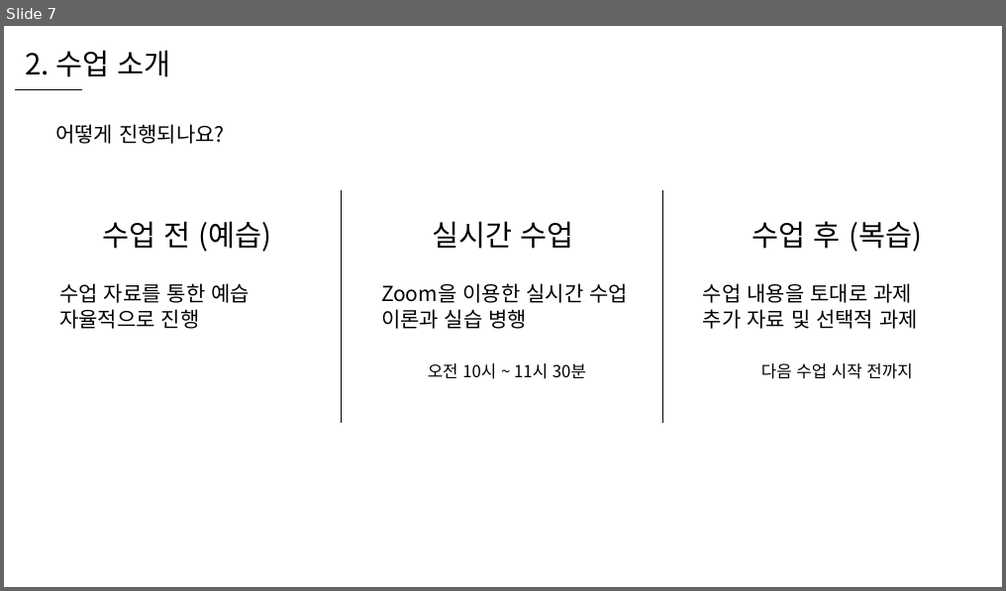
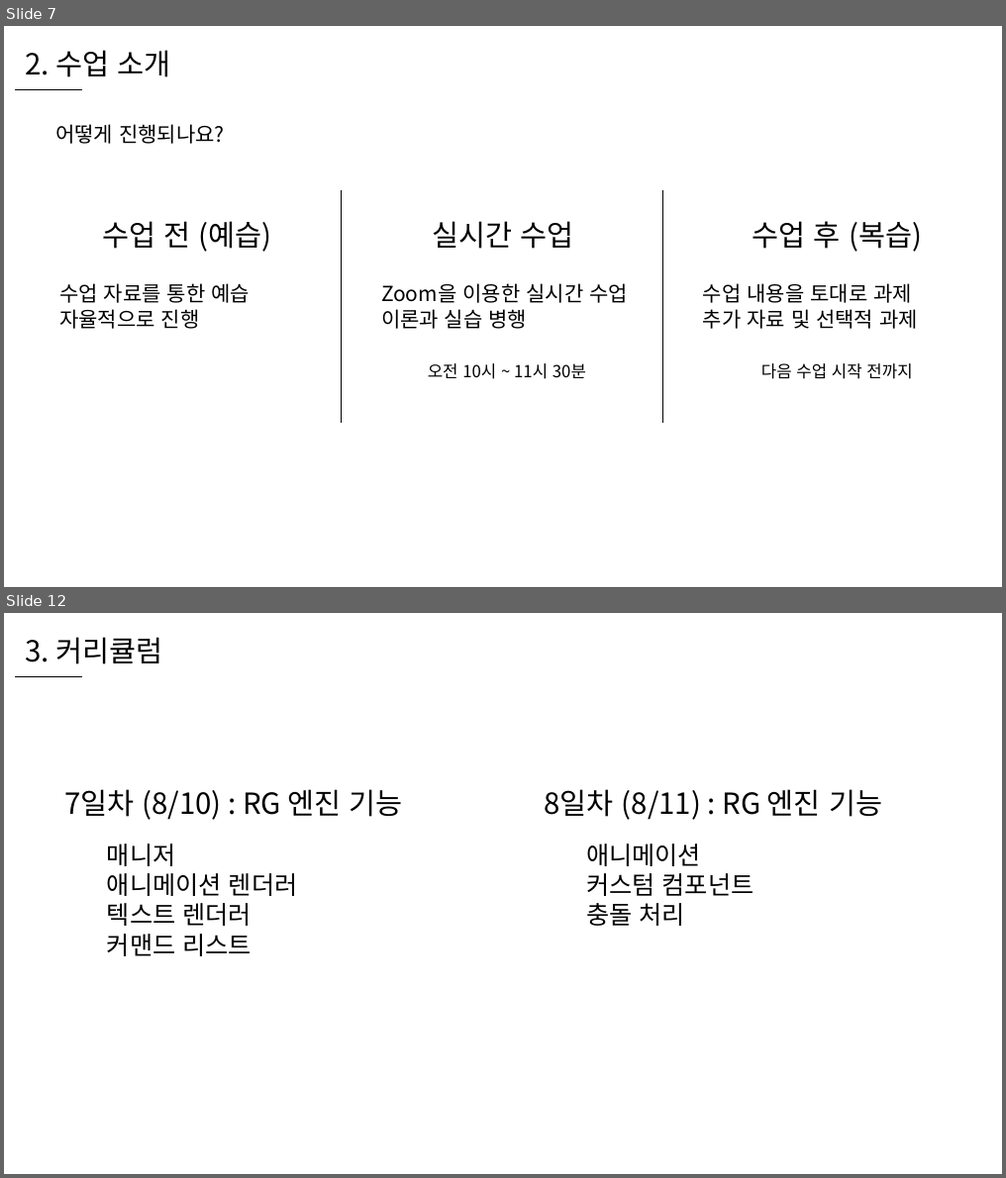
Before and after one commit to WooLyung/2021-RG-Lecture, a slide deck: 수업 자료/0 - 수업 소개.pptx. Shown one above the other, each under a label of ours: slide 7 before the commit, slides 7 and 12 after it; the slides between them are not shown. The pictures are 1006x591 and 1006x1178 pixels, drawn with LibreOffice and Linux fonts; fonts in the diff are those of the drawing. Boxes give left, top, right and bottom in pixels: in the first picture for what was removed or moved away, otherwise in the second. Text is boxed around its words. In the diff, an @@ line names an element or a change of style, - is before the commit and + after.

```diff
--- a/수업 자료/0 - 수업 소개.pptx
+++ b/수업 자료/0 - 수업 소개.pptx
@@ slide 12 added at (4, 613, 1002, 1174), background #FFFFFF @@
@@ text added at (26, 637, 163, 664), 28 pt, text #000000 @@
+3. 커리큘럼
@@ line added from (15, 676) to (82, 676), #000000 0.5 pt @@
@@ text added at (64, 789, 403, 820), 28 pt, text #000000 @@
+7일차 (8/10) : RG 엔진 기능
@@ text added at (544, 789, 882, 820), 28 pt, text #000000 @@
+8일차 (8/11) : RG 엔진 기능
@@ text added at (107, 844, 298, 957), 24 pt, text #000000 @@
+매니저
+애니메이션 렌더러
+텍스트 렌더러
+커맨드 리스트
@@ text added at (586, 844, 754, 926), 24 pt, text #000000 @@
+애니메이션
+커스텀 컴포넌트
+충돌 처리
```
Also in this commit, not shown: 2 slides changed, 5 other slides added.
